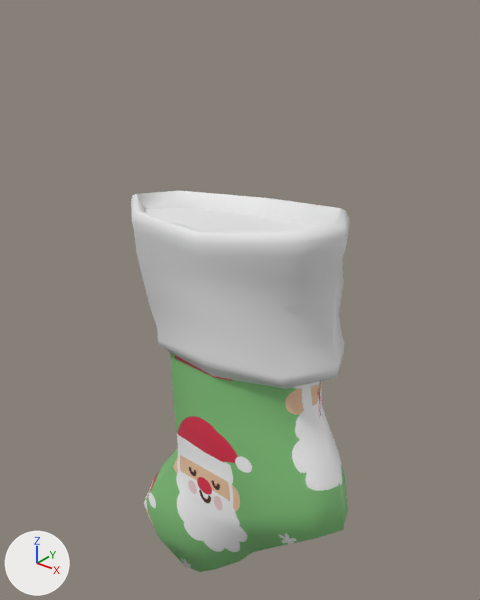
One commit to the OBJ model ProyectoFinal/ProyectoFinal/Models/LegoStarWarsTCSModels/Decoration/botaNavidena/bota11.obj: the scene before it, then after it.
Both versions are drawn from a camera (50 mm lens) standing at (0.164, -0.2, 0.168) and looking at (-0.005, 0.011, 0.037). Arrows for +X, +Y and +Z are at lower left; the lights stay in place. Where no turn or scale is listed for an object, it has been applied to the vertices. Vertices at the same position are counted once.

Names of what the first picture shows: 'peluche_Noel_Sock_2020.001_peluche_Noel_Sock_2020.010'.
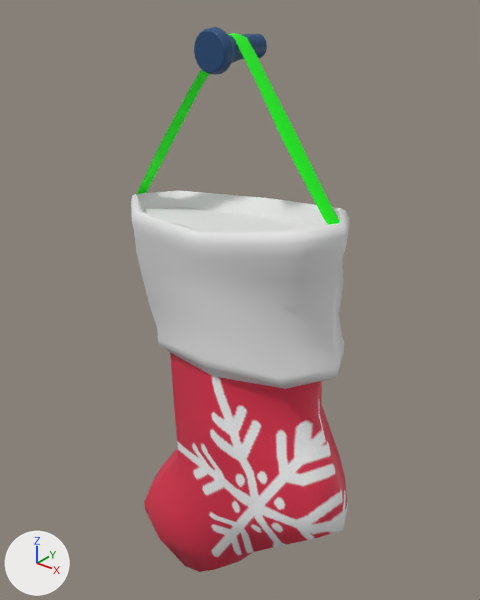
Location of each change, [x1, y1, x2, y2] in pixels of the pictures (480 x 600 px):
```json
{"object": "peluche_Noel_Sock_2020.001_peluche_Noel_Sock_2020.010", "change": "surface changed, reshaped", "before": [131, 191, 349, 572], "after": [131, 27, 349, 572], "on screen": "43% taller"}
{"part": 1, "of": "me_peluche_noel_sock_2020_001_peluche_noel_sock_2020_010", "change": "added", "after": [194, 27, 267, 75], "on screen": "blue"}
{"part": 2, "of": "me_peluche_noel_sock_2020_001_peluche_noel_sock_2020_010", "change": "added", "after": [136, 33, 340, 225], "on screen": "green"}
{"part": 3, "of": "me_peluche_noel_sock_2020_001_peluche_noel_sock_2020_010", "change": "surface changed", "before": [144, 353, 348, 572], "after": [144, 353, 348, 572], "on screen": "green to red"}
```

The change, as JSON lines over the scene's bpy script:
```json
{"op": "add", "block": "img_cinta_png", "code": ["img_cinta_png = load_image('Cinta.png', 'Cinta.png', 256, 256, 'sRGB')"]}
{"op": "add", "block": "img_clavo_png", "code": ["img_clavo_png = load_image('Clavo.png', 'Clavo.png', 256, 256, 'sRGB')"]}
{"op": "add", "block": "img_pattern12_jpg", "code": ["img_pattern12_jpg = load_image('pattern12.jpg', 'pattern12.jpg', 512, 512, 'sRGB')"]}
{"op": "set", "path": "mat_principal_010.texture", "old": "img_pattern11_jpg", "new": "img_pattern12_jpg"}
{"op": "add", "block": "mat_cinta_001", "code": ["mat_cinta_001 = principled_material('Cinta.001')", "mat_cinta_001.texture = img_cinta_png", "mat_cinta_001.roughness = 0.526"]}
{"op": "add", "block": "mat_clavo_001", "code": ["mat_clavo_001 = principled_material('Clavo.001')", "mat_clavo_001.texture = img_clavo_png", "mat_clavo_001.roughness = 0.526"]}
{"block": "me_peluche_noel_sock_2020_001_peluche_noel_sock_2020_010", "where": "# used by ob_peluche_noel_sock_2020_001_peluche_noel_sock_2020_010; location = (0.0, 0.0, 0.0)"}
{"op": "remove", "block": "me_peluche_noel_sock_2020_001_peluche_noel_sock_2020_010", "code": "me_peluche_noel_sock_2020_001_peluche_noel_sock_2020_010.from_pydata(...)  # 194 vertices, 384 faces; spans x -0.061..0.062, y -0.025..0.026, z -0.127..0.089"}
{"op": "add", "block": "me_peluche_noel_sock_2020_001_peluche_noel_sock_2020_010", "code": "me_peluche_noel_sock_2020_001_peluche_noel_sock_2020_010.from_pydata(...)  # 539 vertices, 1014 faces; spans x -0.061..0.062, y -0.025..0.026, z -0.127..0.152"}
{"block": "me_peluche_noel_sock_2020_001_peluche_noel_sock_2020_010", "change": "me_peluche_noel_sock_2020_001_peluche_noel_sock_2020_010 part 1: a new loose piece of 281 vertices spanning x -0.01..0.006, y -0.011..0.019, z 0.136..0.152, in mat_clavo_001 (picture img_clavo_png)"}
{"block": "me_peluche_noel_sock_2020_001_peluche_noel_sock_2020_010", "change": "me_peluche_noel_sock_2020_001_peluche_noel_sock_2020_010 part 2: a new loose piece of 64 vertices spanning x -0.056..0.051, y -0.005..0.008, z 0.077..0.149, in mat_cinta_001 (picture img_cinta_png)"}
{"block": "me_peluche_noel_sock_2020_001_peluche_noel_sock_2020_010", "change": "me_peluche_noel_sock_2020_001_peluche_noel_sock_2020_010 part 3: 168 kept faces spanning x -0.061..0.062, y -0.022..0.022, z -0.127..0.02 get new texture (UV) coordinates"}
{"op": "add", "block": "me_peluche_noel_sock_2020_001_peluche_noel_sock_2020_010", "code": "me_peluche_noel_sock_2020_001_peluche_noel_sock_2020_010.materials.append(mat_cinta_001)  # picture img_cinta_png"}
{"op": "add", "block": "me_peluche_noel_sock_2020_001_peluche_noel_sock_2020_010", "code": "me_peluche_noel_sock_2020_001_peluche_noel_sock_2020_010.materials.append(mat_clavo_001)  # picture img_clavo_png"}
```
